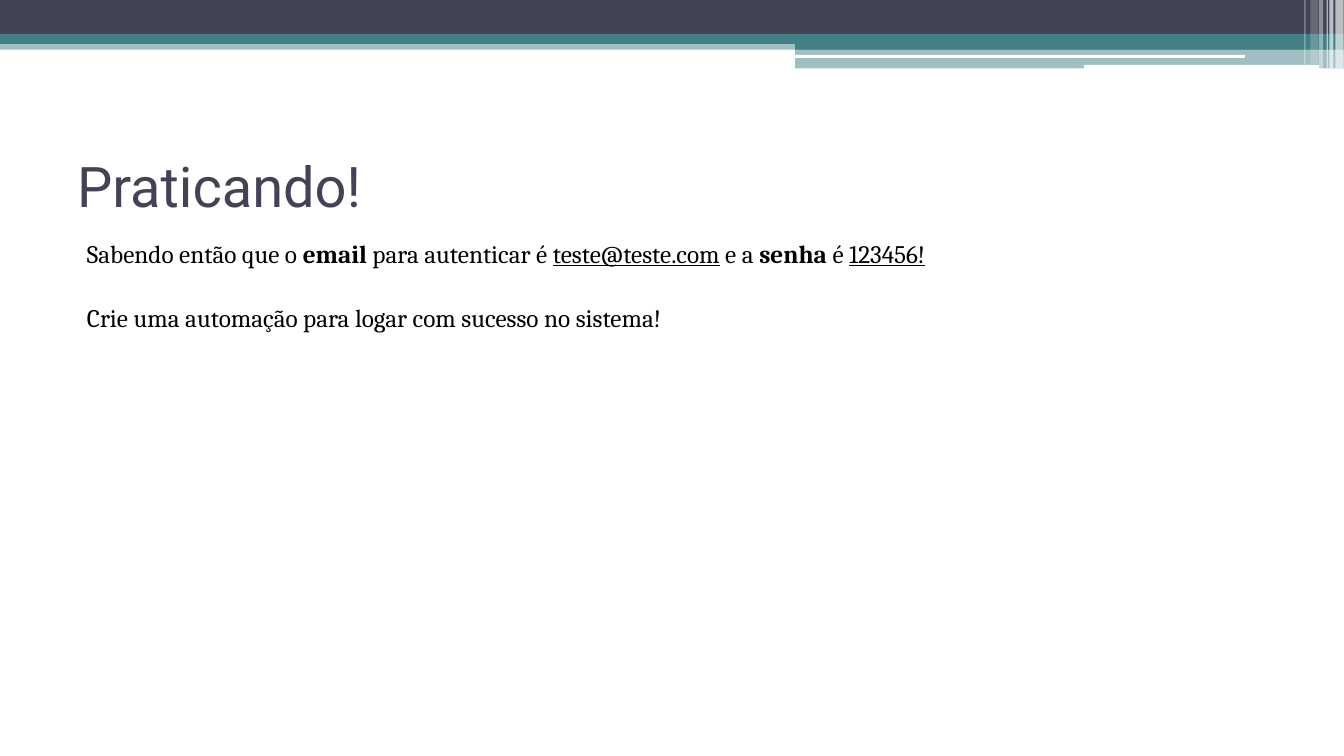
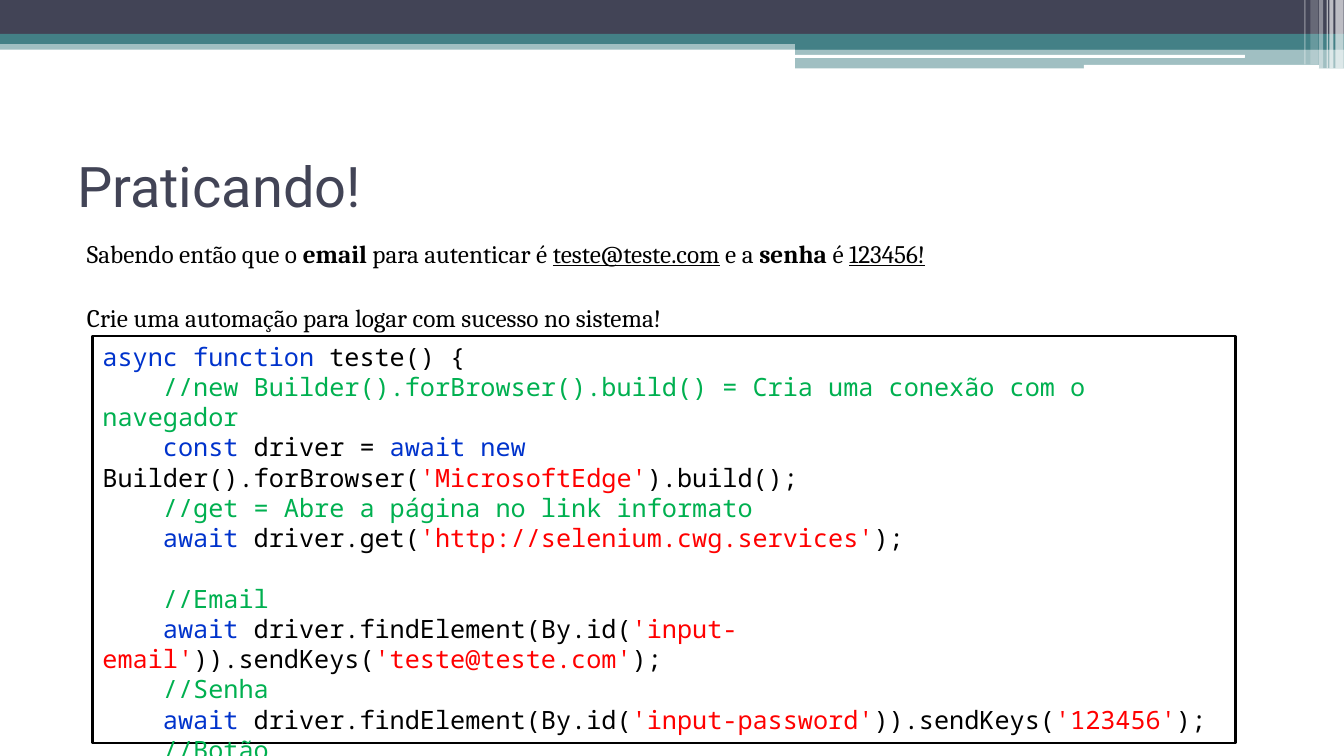
Before and after one commit to CarlosWGama/js-selenium, a slide deck: slide 25 of Teste - Selenium e Mocha.pptx. Drawn at 1344x756 pixels with LibreOffice and Linux fonts; fonts in the diff are those of the drawing. Boxes give left, top, right and bottom in pixels: in the first picture for what was removed or moved away, otherwise in the second. Text is boxed around its words. In the diff, an @@ line names an element or a change of style, - is before the commit and + after.

```diff
--- a/Teste - Selenium e Mocha.pptx
+++ b/Teste - Selenium e Mocha.pptx
@@ rectangle added at (x1=93, y1=336, x2=1236, y2=743), fill #FFFFFF, outline #000000 1.5 pt, 18 pt, text #000000 @@
+async function teste() {
+//new Builder().forBrowser().build() = Cria uma conexão com o navegador
+const driver = await new Builder().forBrowser('MicrosoftEdge').build();
+//get = Abre a página no link informato
+await driver.get('http://selenium.cwg.services');
+//Email
+await driver.findElement(By.id('input-email')).sendKeys('teste@teste.com');
+//Senha
+await driver.findElement(By.id('input-password')).sendKeys('123456');
+//Botão
+await driver.findElement(By.id('btn-login')).click();
+}
```
Also in this commit, not shown: 6 slides added, 1 slide removed, 4 other files.
